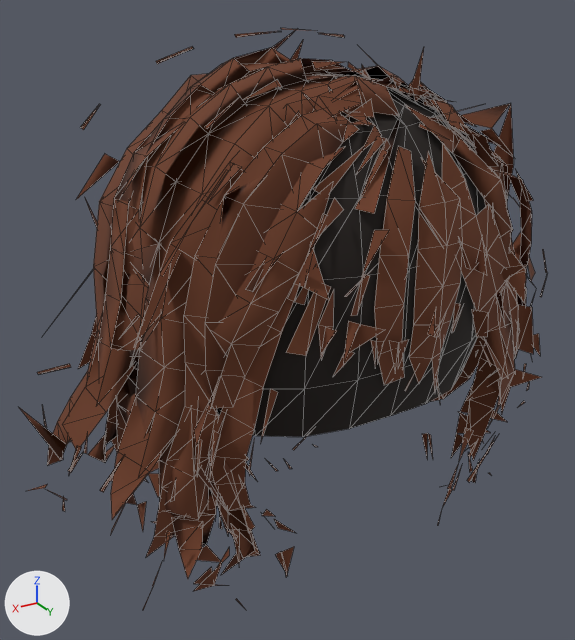
Renders of the glTF model web/public/assets/characters/v6/hair/full/hair_windy_bob.glb from each side of a commit.
The view is the same before and after, from a camera (50 mm lens) standing at (0.513, 0.793, 1.106) and looking at (0.007, -0.049, 0.685). The axes (+X, +Y, +Z) are drawn at lower left. The lights are the same throughout. The first picture is the older version. Mesh edges are drawn as thin lines. Vertices at exactly the same position are counted once.

In view in the first picture: 'hair_windy_bob'.
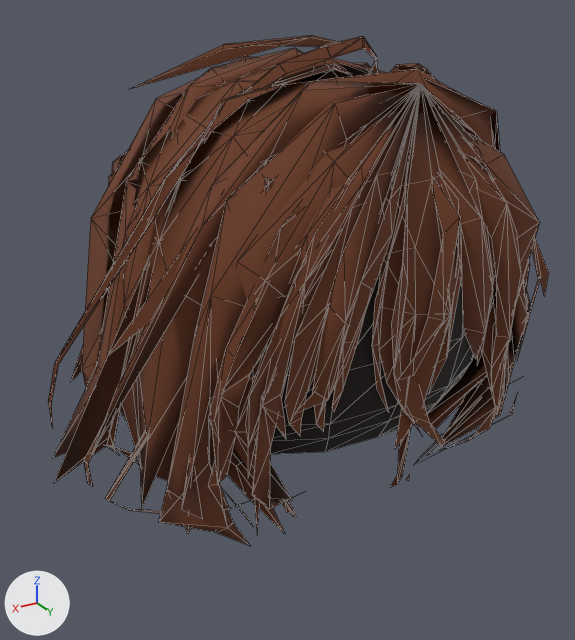
The change in detail:
me_hair_windy_bob is used by ob_hair_windy_bob; location (0.0, 0.0, 0.0).
me_hair_windy_bob had 1607 vertices, 1735 faces and spanned x -0.367..0.371, y -0.354..0.226, z 0.385..1.057.
me_hair_windy_bob now has 955 vertices, 1539 faces and spans x -0.354..0.346, y -0.336..0.214, z 0.481..1.05.
me_hair_windy_bob part 1: the loose piece of 427 vertices spanning x -0.32..0.339, y -0.343..0.151, z 0.427..1.038 is rebuilt with 234 vertices and now spans x -0.321..0.269, y -0.336..0.141, z 0.481..1.03.
me_hair_windy_bob part 2: the loose piece of 42 vertices spanning x -0.054..0.309, y -0.092..-0.013, z 0.572..1.049 is rebuilt with 17 vertices and now spans x -0.06..0.328, y -0.083..-0.001, z 0.556..1.031.
me_hair_windy_bob part 3: the loose piece of 39 vertices spanning x 0.005..0.27, y 0.061..0.153, z 0.483..0.993 is rebuilt with 239 vertices and now spans x -0.261..0.324, y 0.067..0.214, z 0.502..1.011.
me_hair_windy_bob part 4: the loose piece of 39 vertices spanning x -0.352..-0.089, y -0.007..0.072, z 0.555..0.999 is rebuilt with 16 vertices and now spans x -0.331..-0.032, y 0.0..0.102, z 0.518..1.019.
me_hair_windy_bob part 5: the loose piece of 34 vertices spanning x -0.333..-0.132, y 0.03..0.101, z 0.455..0.969 is rebuilt with 14 vertices and now spans x -0.299..-0.072, y 0.029..0.122, z 0.507..1.006.
me_hair_windy_bob part 6: the loose piece of 29 vertices spanning x 0.134..0.257, y 0.057..0.139, z 0.438..0.872 is rebuilt with 9 vertices and now spans x 0.154..0.257, y 0.065..0.11, z 0.482..0.772.
me_hair_windy_bob part 7: the loose piece of 25 vertices spanning x -0.239..0.059, y 0.11..0.181, z 0.554..0.982 is rebuilt with 13 vertices and now spans x -0.168..-0.039, y 0.121..0.185, z 0.634..0.99.
me_hair_windy_bob part 8: the loose piece of 21 vertices spanning x 0.048..0.212, y 0.121..0.165, z 0.696..0.95 is rebuilt with 9 vertices and now spans x 0.073..0.222, y 0.135..0.174, z 0.655..0.935.
me_hair_windy_bob part 9: the loose piece of 19 vertices spanning x -0.075..-0.005, y 0.148..0.2, z 0.677..0.942 is rebuilt with 8 vertices and now spans x -0.072..-0.04, y 0.15..0.196, z 0.668..0.929.
me_hair_windy_bob part 10: the loose piece of 17 vertices spanning x 0.094..0.208, y 0.094..0.167, z 0.521..0.84 is rebuilt with 10 vertices and now spans x 0.084..0.176, y 0.121..0.17, z 0.542..0.809.
me_hair_windy_bob part 11: the loose piece of 14 vertices spanning x -0.025..0.046, y 0.145..0.226, z 0.7..0.947 is rebuilt with 9 vertices and now spans x -0.048..0.015, y 0.155..0.21, z 0.705..0.924.
me_hair_windy_bob part 12: 165 loose pieces with 594 vertices, spanning x -0.367..0.371, y -0.354..0.216, z 0.385..1.057, are deleted.
me_hair_windy_bob part 13: 306 vertices removed from x -0.281..0.28, y -0.279..0.187, z 0.427..1.011; 370 vertices added at x -0.354..0.346, y -0.176..0.189, z 0.487..1.05.
Other edits to the shape of me_hair_windy_bob do not show in these pictures.

Pixel boxes [x1, y1, x2, y2] of what changed, in the pictures (575 x 640 px; the box of a moved part takes in the faces that stretch with it):
'hair_windy_bob', reshaped (12% shorter): before [20, 28, 547, 610]; after [48, 35, 549, 546]
part 1 of me_hair_windy_bob, rebuilt (8% narrower): before [20, 41, 520, 519]; after [71, 56, 530, 508]
part 2 of me_hair_windy_bob, rebuilt: before [62, 30, 332, 449]; after [53, 48, 304, 458]
part 3 of me_hair_windy_bob, rebuilt (101% wider): before [146, 105, 369, 557]; after [91, 82, 541, 533]
part 4 of me_hair_windy_bob, rebuilt (mostly hidden): before [407, 80, 521, 260]; after [390, 63, 436, 80]
part 5 of me_hair_windy_bob, rebuilt (21% wider): before [451, 103, 536, 457]; after [427, 81, 530, 429]
part 6 of me_hair_windy_bob, rebuilt: before [152, 401, 222, 591]; after [159, 427, 250, 546]
part 7 of me_hair_windy_bob, rebuilt: before [355, 105, 515, 427]; after [460, 151, 521, 392]
part 8 of me_hair_windy_bob, rebuilt: before [211, 146, 346, 409]; after [208, 204, 302, 440]
part 9 of me_hair_windy_bob, rebuilt (37% narrower, 10% shorter): before [409, 152, 462, 393]; after [429, 175, 462, 393]
part 10 of me_hair_windy_bob, rebuilt: before [208, 284, 300, 510]; after [252, 363, 297, 509]
part 11 of me_hair_windy_bob, rebuilt (7% narrower, 16% shorter): before [374, 146, 440, 385]; after [399, 180, 460, 380]
part 12 of me_hair_windy_bob, deleted: before [28, 28, 547, 610]
part 13 of me_hair_windy_bob, moved or reshaped: before [50, 75, 533, 575]; after [48, 35, 549, 534]
